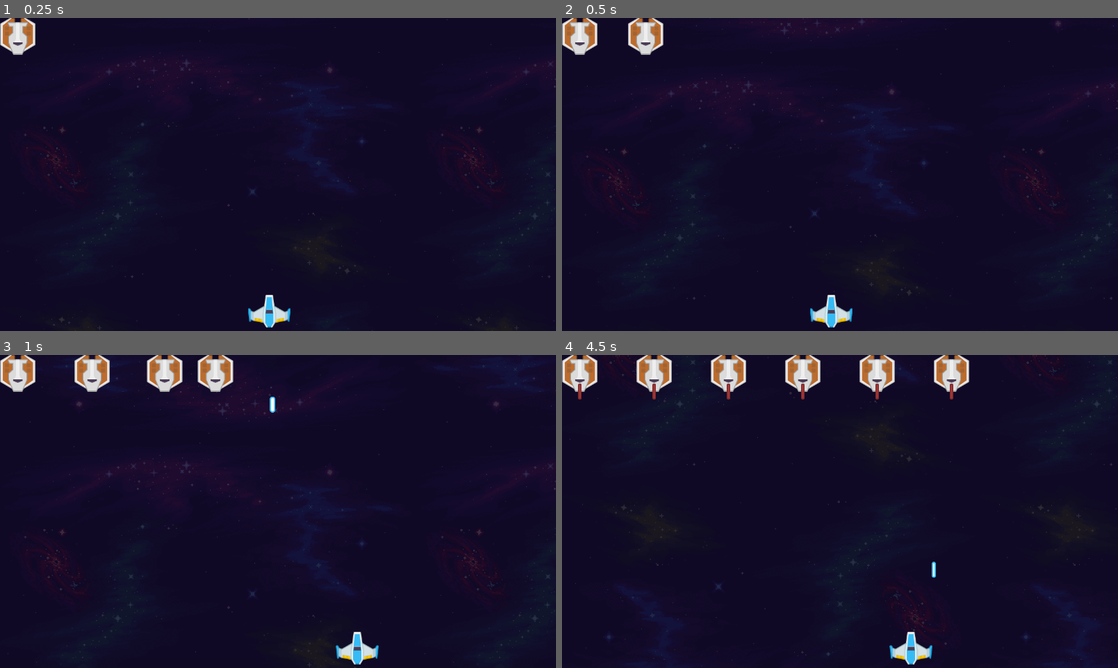
Above: before the commit, frames 1-4 (two rows, left to right).
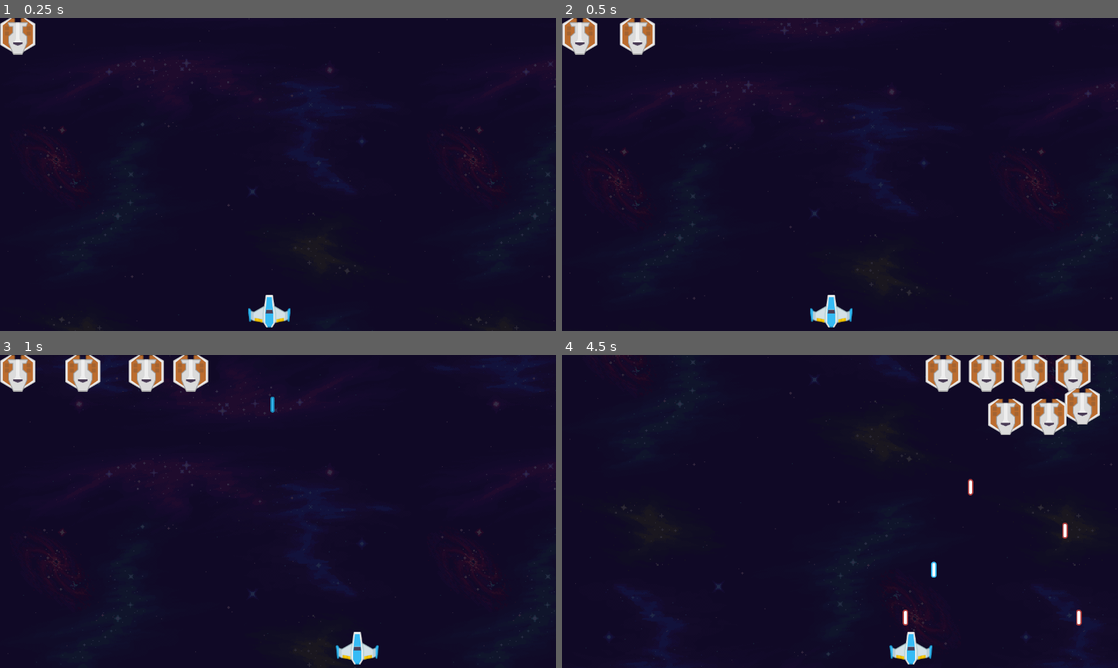
Above: after the commit, the same moments.

Repository: Sharpeon/SpaceOps-Godot
Game: Godot game, scene res://Main.tscn
Same seed, same stepped clock (60 frames per second), same inputs: the game is played once before the commit and once after it.
Inputs:
- Up to frame 1 (0.25 s): no input
- Up to frame 2 (0.5 s): no input
- Up to frame 3 (1 s): hold Right (ui_right) from 0.53 s (still down); hold Space (shoot) from 0.53 s (still down)
- Up to frame 4 (4.5 s): release Right (ui_right) at 1.28 s; release Space (shoot) at 1.28 s; hold Left (ui_left) 1.28-2.03 s; tap Space (shoot) at 1.35, 2.85, 4.35 s; hold Space (shoot) 2.03-2.78 s; hold Right (ui_right) 2.03-3.53 s; hold Space (shoot) 3.53-4.28 s; hold Left (ui_left) from 3.53 s (still down)

Frame 1 is identical in both runs. In frame 2, 0.7% of the frame differs, in the area x 10-19%, y 0-12%; in frame 3, 2.5%; in frame 4, 7.8%, in the area x 0-97%, y 0-87%.

Commit message:
Added enemy movement and start charged shot

Diff:
--- a/Actors/Enemy Spawner.gd
+++ b/Actors/Enemy Spawner.gd
@@ -3,7 +3,7 @@
 const STATE = preload("res://Actors/EnemyState.gd").EnemyState
 const ENEMY_SCENE = preload("res://Actors/Enemy.tscn")
 
-export (int) var enemy_per_line = 6
+export (int) var enemy_per_line = 7
 export (Vector2) var enemy_offset = Vector2.ZERO
 
 var enemies = []
@@ -44,17 +44,19 @@
 	# Create an enemy when the timer times out.
 	var enemy = ENEMY_SCENE.instance()
 	enemy.position = Vector2(enemy_offset.x, enemy_offset.y)
-	enemy.init(get_enemy_x_pos_after_spawning())
+	enemy.init(get_enemy_x_pos_after_spawning(), enemy_offset)
 	# TODO: Put the enemy's position offscren, actually. think thats bettter
 
 	enemies.append(enemy)
 	get_tree().get_root().add_child(enemy)
 
-	# Stop if enough enemies and switches all enemies states to BASIC
+	var spawning_tween = enemy.get_node("SpawningTween")
+	spawning_tween.connect("tween_completed", self, "_on_spawning_finished")
+
+	# Stop if enough enemies
 	if len(enemies) >= enemy_per_line:
 		spawn_timer.stop()
 
-		# TODO: Figure out a way to wait for the last enemy to tween before
-		# switching states
-		for e in enemies:
-			e.set_state(STATE.BASIC)
+
+func _on_spawning_finished(obj, key):
+	obj.set_state(STATE.BASIC)
--- a/Actors/Enemy.gd
+++ b/Actors/Enemy.gd
@@ -3,21 +3,35 @@
 extends "res://Actors/Ship.gd"
 
 const STATE = preload("res://Actors/EnemyState.gd").EnemyState
+enum {
+	LEFT = -1,
+	RIGHT = 1,
+	DOWN = 0
+}
 
 var state = STATE.SPAWNING
+var direction = RIGHT
+var destination = Vector2.ZERO
 var new_x_pos
+var enemy_offset
+var game_width: float # The width that the ennemies can move in
+var game_height: float # The height that the ennemies can move in
 
 onready var shoot_timer: Timer = $ShootTimer
+onready var move_down_timer: Timer = $MoveDownTimer
 onready var spawning_tween:Tween = $SpawningTween
 
-func init(y_pos_after_spawn_tween=0):
+func init(y_pos_after_spawn_tween=0, offset=0):
 	new_x_pos = y_pos_after_spawn_tween
+	enemy_offset = offset
 
 
 func _ready():
 	bullet_scene = preload("res://Bullets/EnemyBullet.tscn")
-	#shoot_timer.start()
-
+	game_width = ProjectSettings.get_setting("display/window/size/width")
+	game_height = ProjectSettings.get_setting("display/window/size/height")
+	game_width -= enemy_offset.x * 2
+	game_height -= enemy_offset.y * 2
 
 func _physics_process(delta):
 	# A really simple State Machine
@@ -25,11 +39,7 @@
 		STATE.SPAWNING:
 			spawning_state()
 		STATE.BASIC:
-			basic_state()
-
-func _on_ShootTimer_timeout():
-	var bullet = spawn_basic_bullet()
-	bullet.init(20, 1, get_groups()[0])
+			basic_state(delta)
 
 
 func spawning_state():
@@ -39,11 +49,35 @@
 		spawning_tween.start()
 
 
-func basic_state():
+func basic_state(delta):
 	if shoot_timer.is_stopped():
 		shoot_timer.start()
 
+	if direction in [RIGHT, LEFT]:
+		position.x += direction * move_speed * delta
+		position.x = clamp(position.x, enemy_offset.x * 2, game_width)
+
+		if position.x in [enemy_offset.x * 2, game_width]: # Hit an extremity
+			direction = DOWN
+	elif direction == DOWN:
+		if move_down_timer.is_stopped():
+			move_down_timer.start()
+
+		position.y += move_speed * delta
 
 func set_state(new_state):
 	# Sets the State to the new one
 	state = new_state
+
+
+func _on_ShootTimer_timeout():
+	var bullet = spawn_basic_bullet()
+	bullet.init(20, 1, get_groups()[0])
+
+
+func _on_MoveDownTimer_timeout():
+	move_down_timer.stop()
+	if position.x > game_width / 2:
+		direction = LEFT
+	else:
+		direction = RIGHT
--- a/Actors/Enemy.tscn
+++ b/Actors/Enemy.tscn
@@ -5,7 +5,9 @@
 [ext_resource path="res://Actors/Enemy.gd" type="Script" id=3]
 
 [node name="Enemy" groups=["Enemy"] instance=ExtResource( 1 )]
+collision_layer = 2
 script = ExtResource( 3 )
+move_speed = 200
 
 [node name="Sprite" parent="." index="0"]
 texture = ExtResource( 2 )
@@ -14,4 +16,9 @@
 
 [node name="SpawningTween" type="Tween" parent="." index="4"]
 
+[node name="MoveDownTimer" type="Timer" parent="." index="5"]
+process_mode = 0
+wait_time = 0.5
+
 [connection signal="timeout" from="ShootTimer" to="." method="_on_ShootTimer_timeout"]
+[connection signal="timeout" from="MoveDownTimer" to="." method="_on_MoveDownTimer_timeout"]
--- a/Actors/Player/Player.gd
+++ b/Actors/Player/Player.gd
@@ -1,22 +1,26 @@
 extends "res://Actors/Ship.gd"
 
 export var max_active_bullets = 3
-export var speed =  450
 export var friction = 500
 
 var input_vector := Vector2.ZERO
+var is_shot_charged = false
+var charged_bullet_scene = preload("res://Bullets/ChargedBullet.tscn")
 
+onready var charged_shot_timer:Timer = $ChargedShotTimer
 
 func _physics_process(delta):
 	# Detecting inputs
 	var is_shooting = Input.is_action_just_pressed("shoot")
+	var is_holding_shoot = Input.is_action_pressed("shoot")
+	var released_shoot = Input.is_action_just_released("shoot")
 
 	input_vector.x = Input.get_axis("ui_left", "ui_right")
 	input_vector = input_vector.normalized()
 
 	# Movement logic
 	if input_vector != Vector2.ZERO:
-		velocity = input_vector * speed
+		velocity = input_vector * move_speed
 	else:
 		velocity = velocity.move_toward(Vector2.ZERO, friction)
 
@@ -26,8 +30,32 @@
 	check_bullets_alive()
 	if is_shooting and len(active_bullets) < max_active_bullets:
 		spawn_basic_bullet()
+		charged_shot_timer.start()
+
+	# Charged shot logic
+	if released_shoot:
+		charged_shot_timer.stop()
+
+		if is_shot_charged:
+			spawn_charged_bullet()
+			is_shot_charged = false
 
 	# Player cannot go over the edges of the world
 	var player_half_width = sprite.texture.get_width() / 2
 	position.x = clamp(position.x, 0 + player_half_width,
 	ProjectSettings.get_setting("display/window/size/width") - player_half_width)
+
+
+func spawn_charged_bullet():
+	# TODO: This method is a duplicate of `spawn_basic_bullet()`, i can fuse them
+	var bullet = charged_bullet_scene.instance()
+	bullet.position = shootingPoint.global_position
+
+	active_bullets.append(bullet)
+	get_tree().get_root().add_child(bullet)
+
+	return bullet
+
+
+func _on_ChargedShotTimer_timeout():
+	is_shot_charged = true
--- a/Actors/Player/Player.tscn
+++ b/Actors/Player/Player.tscn
@@ -12,3 +12,7 @@
 
 [node name="ShootingPoint" parent="." index="2"]
 position = Vector2( 0, -40 )
+
+[node name="ChargedShotTimer" type="Timer" parent="." index="3"]
+
+[connection signal="timeout" from="ChargedShotTimer" to="." method="_on_ChargedShotTimer_timeout"]
--- a/Actors/Ship.gd
+++ b/Actors/Ship.gd
@@ -4,6 +4,7 @@
 extends KinematicBody2D
 
 export (int, 1, 1000) var max_hp = 5
+export (int, 1, 1000) var move_speed = 450
 
 var velocity: Vector2 = Vector2.ZERO
 var bullet_scene = preload("res://Bullets/Bullet.tscn")
--- a/Bullets/Bullet.gd
+++ b/Bullets/Bullet.gd
@@ -12,7 +12,7 @@
 		self.move_speed = move_spd
 	if dmg:
 		self.damage = dmg
-	if my_group:
+	if not group == null and not group == "":
 		self.my_group = group
 
 func _physics_process(delta):
--- a/Bullets/Bullet.tscn
+++ b/Bullets/Bullet.tscn
@@ -7,6 +7,8 @@
 [ext_resource path="res://Bullets/laserRed05.png" type="Texture" id=5]
 [ext_resource path="res://Bullets/laserRed03.png" type="Texture" id=6]
 [ext_resource path="res://Bullets/laserRed04.png" type="Texture" id=7]
+[ext_resource path="res://Bullets/laserBlue11.png" type="Texture" id=8]
+[ext_resource path="res://Bullets/laserBlue09.png" type="Texture" id=9]
 
 [sub_resource type="SpriteFrames" id=1]
 animations = [ {
@@ -19,16 +21,23 @@
 "loop": true,
 "name": "shoot",
 "speed": 12.0
+}, {
+"frames": [ ExtResource( 9 ), ExtResource( 8 ) ],
+"loop": true,
+"name": "charged",
+"speed": 8.0
 } ]
 
 [sub_resource type="CapsuleShape2D" id=2]
-radius = 11.0
+radius = 25.0
+height = 0.0
 
 [node name="Bullet" type="Area2D"]
 script = ExtResource( 4 )
 
 [node name="Sprite" type="AnimatedSprite" parent="."]
 frames = SubResource( 1 )
+frame = 1
 playing = true
 
 [node name="CollisionShape2D" type="CollisionShape2D" parent="."]
--- /dev/null
+++ b/Bullets/ChargedBullet.gd
@@ -0,0 +1,11 @@
+extends "res://Bullets/Bullet.gd"
+
+
+# Declare member variables here. Examples:
+# var a = 2
+# var b = "text"
+
+
+# Called when the node enters the scene tree for the first time.
+func _ready():
+	pass
--- /dev/null
+++ b/Bullets/ChargedBullet.tscn
@@ -0,0 +1,47 @@
+[gd_scene load_steps=12 format=2]
+
+[ext_resource path="res://Bullets/laserBlue11.png" type="Texture" id=1]
+[ext_resource path="res://Bullets/ChargedBullet.gd" type="Script" id=2]
+[ext_resource path="res://Bullets/laserBlue09.png" type="Texture" id=3]
+[ext_resource path="res://Bullets/laserBlue03.png" type="Texture" id=4]
+[ext_resource path="res://Bullets/laserRed03.png" type="Texture" id=5]
+[ext_resource path="res://Bullets/laserRed04.png" type="Texture" id=6]
+[ext_resource path="res://Bullets/laserRed05.png" type="Texture" id=7]
+[ext_resource path="res://Bullets/laserBlue05.png" type="Texture" id=8]
+[ext_resource path="res://Bullets/laserBlue04.png" type="Texture" id=9]
+
+[sub_resource type="SpriteFrames" id=1]
+animations = [ {
+"frames": [ ExtResource( 4 ), ExtResource( 8 ), ExtResource( 9 ) ],
+"loop": true,
+"name": "default",
+"speed": 12.0
+}, {
+"frames": [ ExtResource( 5 ), ExtResource( 7 ), ExtResource( 6 ) ],
+"loop": true,
+"name": "shoot",
+"speed": 12.0
+}, {
+"frames": [ ExtResource( 3 ), ExtResource( 1 ) ],
+"loop": true,
+"name": "charged",
+"speed": 8.0
+} ]
+
+[sub_resource type="CapsuleShape2D" id=2]
+radius = 25.0
+height = 0.0
+
+[node name="ChargedBullet" type="Area2D"]
+script = ExtResource( 2 )
+damage = 3
+
+[node name="Sprite" type="AnimatedSprite" parent="."]
+frames = SubResource( 1 )
+animation = "charged"
+playing = true
+
+[node name="CollisionShape2D" type="CollisionShape2D" parent="."]
+shape = SubResource( 2 )
+
+[connection signal="body_entered" from="." to="." method="_on_Bullet_body_entered"]
Not shown: 1 places in Bullets/Bullet.tscn that only renumber resources
Binary file added: Bullets/laserBlue09.png
Not shown, added: Bullets/laserBlue09.png.import
Binary file added: Bullets/laserBlue11.png
Not shown, added: Bullets/laserBlue11.png.import
